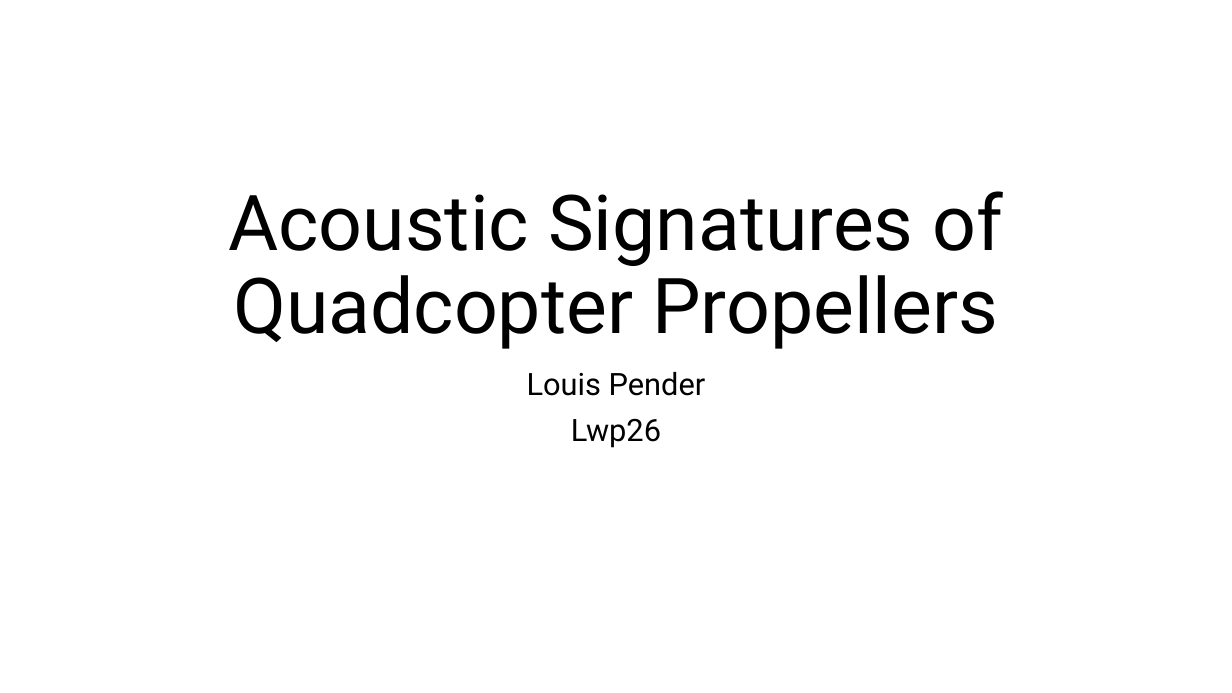
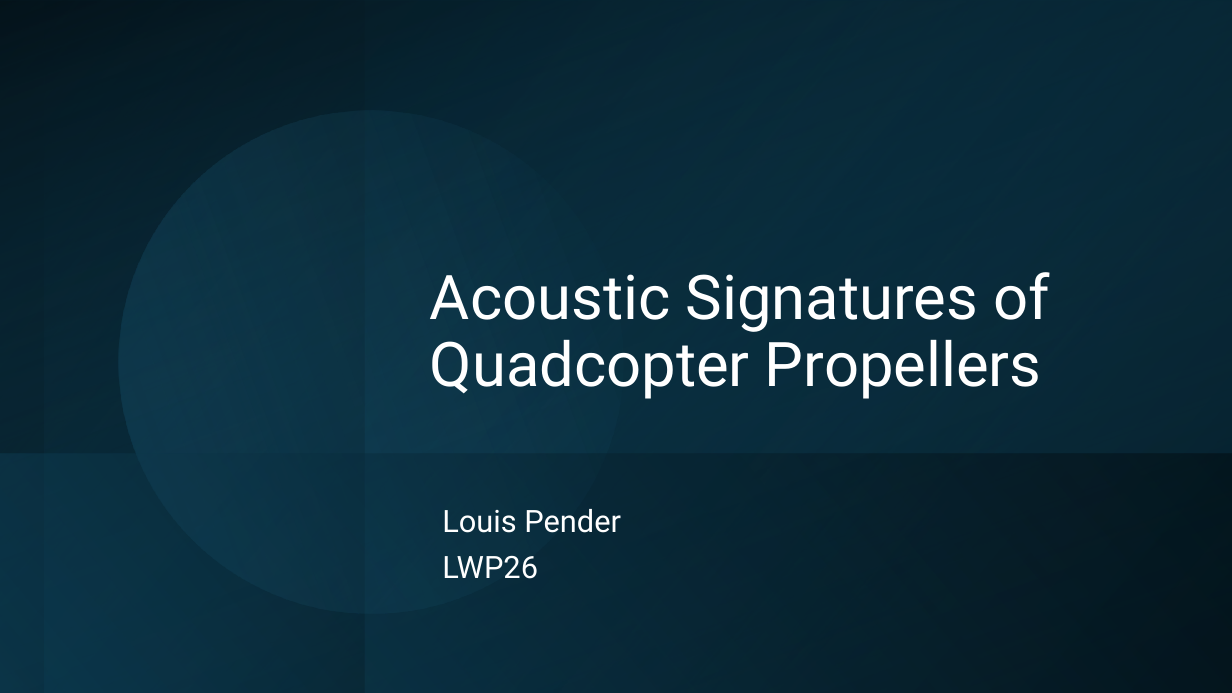
Before and after one commit to lpender3672/propeller-acoustics, a slide deck: slide 1 of deliverables/michaelmas_presentation.pptx. Drawn at 1232x693 pixels with LibreOffice and Linux fonts; fonts in the diff are those of the drawing. Boxes give left, top, right and bottom in pixels: in the first picture for what was removed or moved away, otherwise in the second. Text is boxed around its words. In the diff, an @@ line names an element or a change of style, - is before the commit and + after.

```diff
--- a/deliverables/michaelmas_presentation.pptx
+++ b/deliverables/michaelmas_presentation.pptx
@@ rectangle added at bbox=[0, 0, 1232, 693], fill gradient #000000 to #104862 @@
@@ rectangle added at bbox=[0, 0, 364, 693], fill gradient #104862 to #000000 @@
@@ rectangle added at bbox=[0, 0, 1232, 693], fill gradient #104862 to #000000 @@
@@ rectangle added at bbox=[44, 0, 1232, 693], fill gradient #0B3041 to #156082 @@
@@ rectangle added at bbox=[365, 1, 1232, 693], fill gradient #104862 to #000000 @@
@@ ellipse added at bbox=[79, 72, 663, 653], fill gradient #156082 to #46B1E1 @@
@@ title "Acoustic Signatures of Quadcopter Propellers": place and size @@
-title "Acoustic Signatures of Quadcopter Propellers" at bbox=[228, 191, 1004, 349]
+title "Acoustic Signatures of Quadcopter Propellers" at bbox=[430, 272, 1049, 399]
@@ title "Acoustic Signatures of Quadcopter Propellers" at bbox=[430, 272, 1049, 399]: size 60 to 48 pt, text colour #000000 to #FFFFFF; alignment centre to left @@
@@ rectangle added at bbox=[0, 454, 1232, 693], fill gradient #104862 to #000000 @@
@@ subtitle "Louis Pender": place and size @@
-subtitle "Louis Pender" at bbox=[527, 372, 706, 448]
+subtitle "Louis Pender" at bbox=[442, 509, 621, 579]
@@ subtitle at bbox=[442, 509, 621, 533]: text colour #000000 to #FFFFFF in "Louis Pender"; alignment centre to left @@
@@ subtitle at bbox=[442, 555, 538, 579]: text changed; text colour #000000 to #FFFFFF @@
-Lwp26
+LWP26
```
Also in this commit, not shown: 5 other slides changed, 2 slides added, 2 slides removed, 6 other files.
